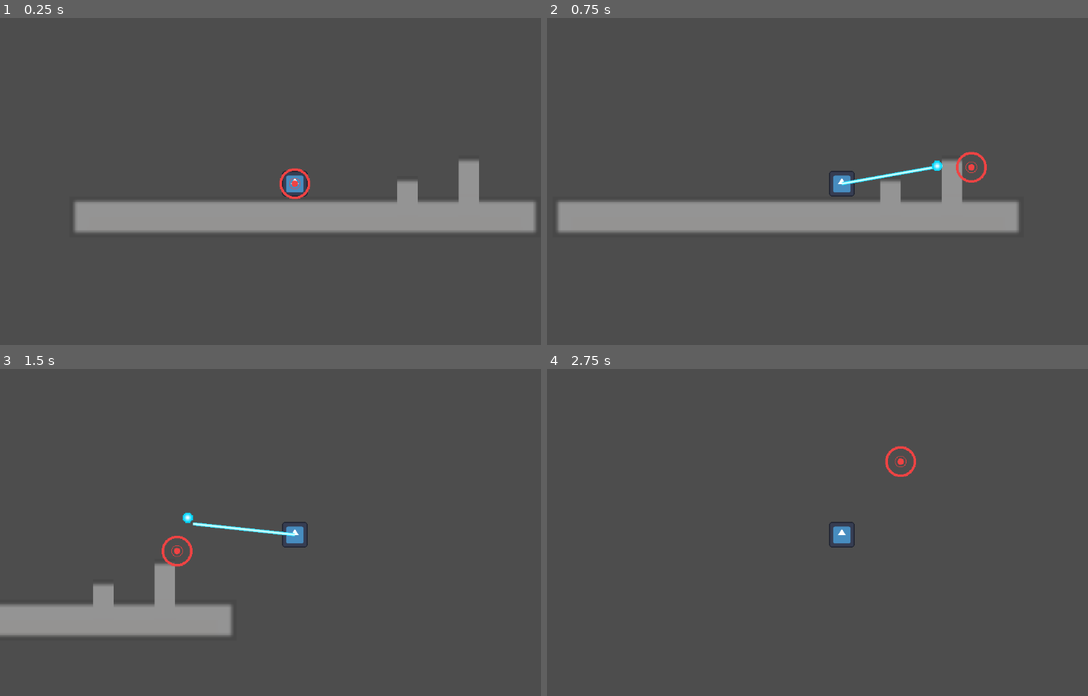
Above: before the commit, frames 1-4 (two rows, left to right).
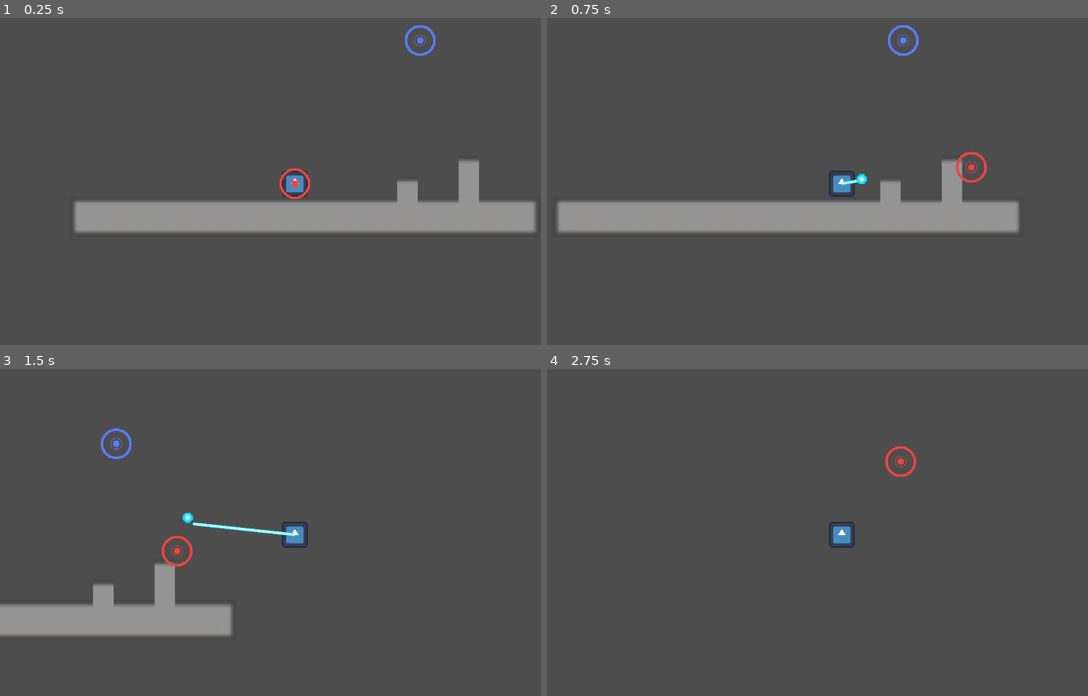
Above: after the commit, the same moments.

Repository: turtlestump/robot-game
Game: Godot game, scene res://Assets/Scenes/test.tscn
Same seed, same stepped clock (60 frames per second), same inputs: the game is played once before the commit and once after it. The engine's default icon, where the game draws it, is replaced by a stand-in: a white triangle on a blue panel in a dark square.
Inputs (mouse positions are in pixels of both pictures, inside the frame that each line leads up to):
- Up to frame 1 (0.25 s): no input
- Up to frame 2 (0.75 s): tap Enter at 0.5 s; move the mouse to (968, 168) at 0.52 s; hold D (move_right) from 0.53 s (still down); right-click (968, 168) at 0.6 s
- Up to frame 3 (1.5 s): keep holding D (move_right); tap Space (jump) at 0.77 s; move the mouse to (178, 552) at 1.27 s; right-click (178, 552) at 1.35 s
- Up to frame 4 (2.75 s): tap Space (jump) at 1.52 s; move the mouse to (898, 460) at 2.02 s; release D (move_right) at 2.03 s; hold A (move_left) from 2.03 s (still down); click (898, 460) at 2.1 s; right-click (898, 460) at 2.3 s

The runs differ from the first frame. In frame 1, 0.2% of the frame differs, in the area x 74-81%, y 2-12%; in frame 2, 0.4%, in the area x 57-74%, y 2-51%; in frame 3, 0.2%; in frame 4, nothing differs.

Commit message:
Grapple Point Update

Diff:
--- a/Assets/Scenes/grapple_point.tscn
+++ b/Assets/Scenes/grapple_point.tscn
@@ -1,14 +1,33 @@
-[gd_scene load_steps=3 format=3 uid="uid://cksgwj4bysrxn"]
+[gd_scene load_steps=4 format=3 uid="uid://cksgwj4bysrxn"]
 
 [ext_resource type="Texture2D" uid="uid://osvopc8l4prn" path="res://Assets/Sprites/grapple-point-ph.png" id="1_da4dj"]
+
+[sub_resource type="GDScript" id="GDScript_da4dj"]
+script/source = "extends Area2D
+
+
+# Called when the node enters the scene tree for the first time.
+func _ready() -> void:
+	pass # Replace with function body.
+
+
+# Called every frame. 'delta' is the elapsed time since the previous frame.
+func _process(delta: float) -> void:
+	pass
+"
 
 [sub_resource type="CircleShape2D" id="CircleShape2D_2ne8i"]
 radius = 29.0
 
-[node name="Area2D" type="Area2D"]
+[node name="Area2D" type="Area2D" groups=["Grapple-Point"]]
+collision_layer = 32
+collision_mask = 8
+script = SubResource("GDScript_da4dj")
 
 [node name="CollisionShape2D" type="CollisionShape2D" parent="."]
+scale = Vector2(0.5, 0.5)
 shape = SubResource("CircleShape2D_2ne8i")
 
 [node name="Sprite2D" type="Sprite2D" parent="."]
+scale = Vector2(0.5, 0.5)
 texture = ExtResource("1_da4dj")
--- a/Assets/Scenes/player.tscn
+++ b/Assets/Scenes/player.tscn
@@ -17,6 +17,9 @@
 shader_parameter/pulse_speed = 15.0
 shader_parameter/edge_thickness = 0.8
 shader_parameter/linger_amount = 0.7
+
+[sub_resource type="CircleShape2D" id="CircleShape2D_c3tg1"]
+radius = 6.0
 
 [node name="CharacterBody2D" type="CharacterBody2D" node_paths=PackedStringArray("reticle")]
 collision_layer = 2
@@ -54,7 +57,20 @@
 width = 2.5
 texture_mode = 2
 script = ExtResource("7_c3tg1")
-head = NodePath("Sprite2D")
+head = NodePath("Head")
 
-[node name="Sprite2D" type="Sprite2D" parent="Grapple/Line2D"]
+[node name="Head" type="Node2D" parent="Grapple/Line2D"]
+
+[node name="Sprite2D" type="Sprite2D" parent="Grapple/Line2D/Head"]
 texture = ExtResource("5_w3t24")
+
+[node name="Area2D" type="Area2D" parent="Grapple/Line2D/Head"]
+collision_layer = 8
+collision_mask = 33
+
+[node name="CollisionShape2D" type="CollisionShape2D" parent="Grapple/Line2D/Head/Area2D"]
+shape = SubResource("CircleShape2D_c3tg1")
+debug_color = Color(0.97346884, 0.112227686, 0.3088498, 0.41960785)
+
+[connection signal="area_entered" from="Grapple/Line2D/Head/Area2D" to="Grapple/Line2D" method="_on_area_2d_area_entered"]
+[connection signal="body_entered" from="Grapple/Line2D/Head/Area2D" to="Grapple/Line2D" method="_on_area_2d_body_entered"]
--- a/Assets/Scenes/projectile.tscn
+++ b/Assets/Scenes/projectile.tscn
@@ -26,6 +26,8 @@
 color_ramp = SubResource("GradientTexture1D_yih7r")
 
 [node name="Area2D" type="Area2D"]
+collision_layer = 8
+collision_mask = 7
 script = ExtResource("1_yih7r")
 
 [node name="CollisionShape2D" type="CollisionShape2D" parent="."]
--- a/Assets/Scenes/test.tscn
+++ b/Assets/Scenes/test.tscn
@@ -1,6 +1,7 @@
-[gd_scene load_steps=5 format=4 uid="uid://mioyepjw3nwg"]
+[gd_scene load_steps=6 format=4 uid="uid://mioyepjw3nwg"]
 
 [ext_resource type="Texture2D" uid="uid://dhrcs6wc1vd24" path="res://Assets/Sprites/tiles-1.png" id="1_3fuio"]
+[ext_resource type="PackedScene" uid="uid://cksgwj4bysrxn" path="res://Assets/Scenes/grapple_point.tscn" id="1_u224g"]
 [ext_resource type="PackedScene" uid="uid://df0wv3w0n8tla" path="res://Assets/Scenes/player.tscn" id="2_3fuio"]
 
 [sub_resource type="TileSetAtlasSource" id="TileSetAtlasSource_ensle"]
@@ -36,5 +37,8 @@
 tile_map_data = PackedByteArray("AAD7/wAAAQABAAAAAAD8/wAAAQABAAAAAAD9/wAAAQABAAAAAAD+/wAAAQABAAAAAAD//wAAAQABAAAAAAAAAA …(704 unchanged characters)…
 tile_set = SubResource("TileSet_v3f8w")
 
-[node name="CharacterBody2D" parent="." instance=ExtResource("2_3fuio")]
+[node name="Player" parent="." instance=ExtResource("2_3fuio")]
 position = Vector2(0, -10)
+
+[node name="Grapple" parent="." instance=ExtResource("1_u224g")]
+position = Vector2(98, -122)
--- a/Assets/Scripts/grapple.gd
+++ b/Assets/Scripts/grapple.gd
@@ -1,14 +1,10 @@
 extends Line2D
 
-# Update points according to position
-# Max length
-# Check collision with trigger
-# Retract grapple line
-
-@export var head: Sprite2D
+@export var head: Node2D
 @export var max_length: float = 150.0
 @export var extend_speed: float = 600.0
 @export var retract_speed: float = 1200.0
+var grapple_point: Area2D = null
 
 var extending: bool = false
 var retracting: bool = false
@@ -42,6 +38,8 @@
 		extend(delta)
 	elif retracting:
 		retract(delta)
+	if grapple_point != null:
+		head.global_position = grapple_point.global_position
 
 	from = global_position
 
@@ -76,3 +74,16 @@
 	if length <= 0.0:
 		visible = false
 		head.visible = false
+
+func _on_area_2d_area_entered(area: Area2D) -> void:
+	if area.is_in_group("Grapple-Point"):
+		extending = false
+		retracting = false
+		head.global_position = area.global_position
+
+		grapple_point = area
+
+func _on_area_2d_body_entered(body: Node2D) -> void:
+	if body.is_in_group("World"):
+		extending = false
+		retracting = true
--- a/project.godot
+++ b/project.godot
@@ -18,6 +18,7 @@
 [global_group]
 
 World=""
+Grapple-Point=""
 
 [input]
 
Not shown: 1 places in Assets/Scenes/player.tscn that only renumber resources
